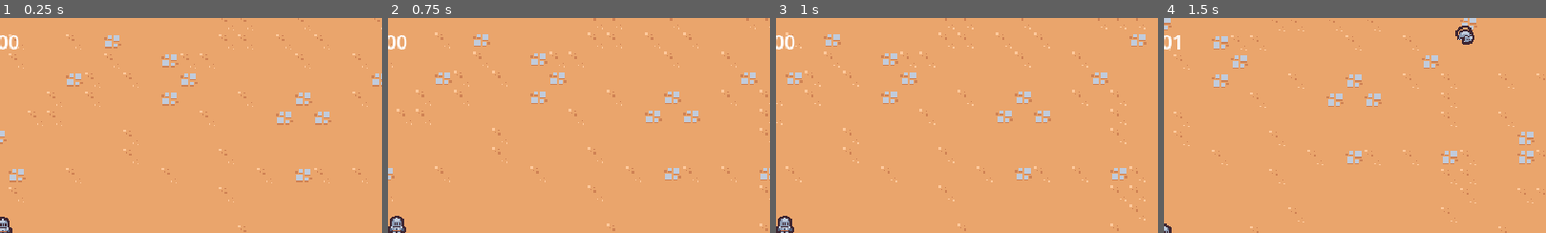
Above: before the commit, frames 1-4 (left to right).
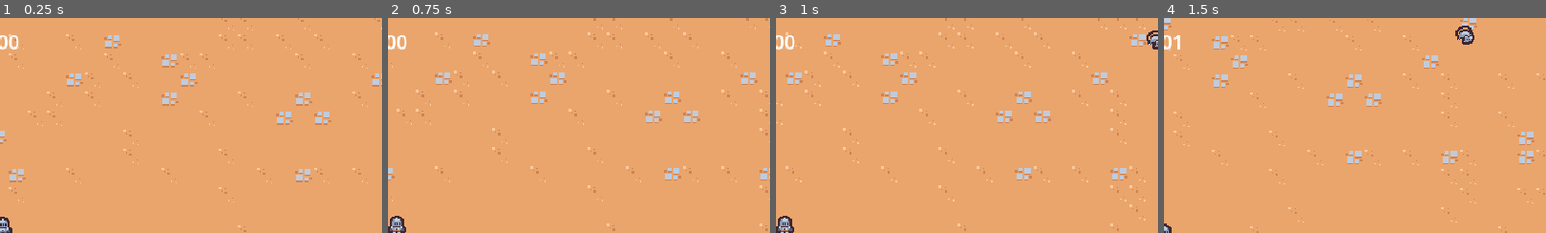
Above: after the commit, the same moments.

Repository: MumAroi/learn-2d-godot
Game: Godot game, scene res://scenes/main/main.tscn
Same seed, same stepped clock (60 frames per second), same inputs: the game is played once before the commit and once after it.
Inputs (mouse positions are % of the whole screen's width and height, from its top left):
- Up to frame 1 (0.25 s): no input
- Up to frame 2 (0.75 s): move the mouse to (72, 45) at 0.52 s; hold D (move_right) from 0.53 s (still down); click (72, 45) at 0.6 s
- Up to frame 3 (1 s): keep holding D (move_right)
- Up to frame 4 (1.5 s): move the mouse to (30, 55) at 1.27 s; release D (move_right) at 1.28 s; hold S (move_down) from 1.28 s (still down); click (30, 55) at 1.35 s
The pictures show only the part of the screen within x 50-100%, y 0-50%; the shares and areas given below are measured in that part.

Frames 1-2 are identical in both runs. In frame 3, 0.2% of the frame differs, in the area x 97-100%, y 5-15%; in frame 4, nothing differs.

Commit message:
♻️ refactor: improving the scene

Diff:
--- a/scenes/ability/sword_ability_controller/sword_ability_controller.gd
+++ b/scenes/ability/sword_ability_controller/sword_ability_controller.gd
@@ -33,7 +33,8 @@
 	)
 
 	var sword_instance = sword_ability.instantiate() as SwordAbility
-	player.get_parent().add_child(sword_instance)
+	var foreground_layer = get_tree().get_first_node_in_group("foreground_layer")
+	foreground_layer.add_child(sword_instance)
 	sword_instance.hitbox_component.damage = damage
 
 	sword_instance.global_position = enemies[0].global_position
--- a/scenes/component/vial_drop_component.gd
+++ b/scenes/component/vial_drop_component.gd
@@ -19,5 +19,6 @@
 
 	var spawn_position = (owner as Node2D).global_position
 	var vial_instant = vial_scene.instantiate() as Node2D
-	owner.get_parent().add_child(vial_instant)
+	var entities_layer = get_tree().get_first_node_in_group("entities_layer")
+	entities_layer.add_child(vial_instant)
 	vial_instant.global_position = spawn_position
--- a/scenes/main/main.tscn
+++ b/scenes/main/main.tscn
@@ -33,5 +33,10 @@
 tile_map_data = PackedByteArray("AAAlABgAAAAAAAQAAAAlABcAAAAAAAQAAAAlABYAAAABAAQAAAAlABUAAAAAAAQAAAAlABQAAAAAAAQAAAAlAB …(26032 unchanged characters)…
 tile_set = ExtResource("1_j7134")
 
-[node name="Player" parent="." instance=ExtResource("1_xhf5j")]
+[node name="Entities" type="Node2D" parent="." groups=["entities_layer"]]
+y_sort_enabled = true
+
+[node name="Player" parent="Entities" instance=ExtResource("1_xhf5j")]
 position = Vector2(332, 202)
+
+[node name="Foreground" type="Node2D" parent="." groups=["foreground_layer"]]
--- a/scenes/manager/enemy_manager.gd
+++ b/scenes/manager/enemy_manager.gd
@@ -16,5 +16,7 @@
 	var spawn_position = player.global_position + (random_direction * SPAWN_RADIUS)
 
 	var enemy  = basic_enemy_scene.instantiate() as Node2D
-	get_parent().add_child(enemy)
+
+	var entities_layer = get_tree().get_first_node_in_group("entities_layer")
+	entities_layer.add_child(enemy)
 	enemy.global_position = spawn_position
